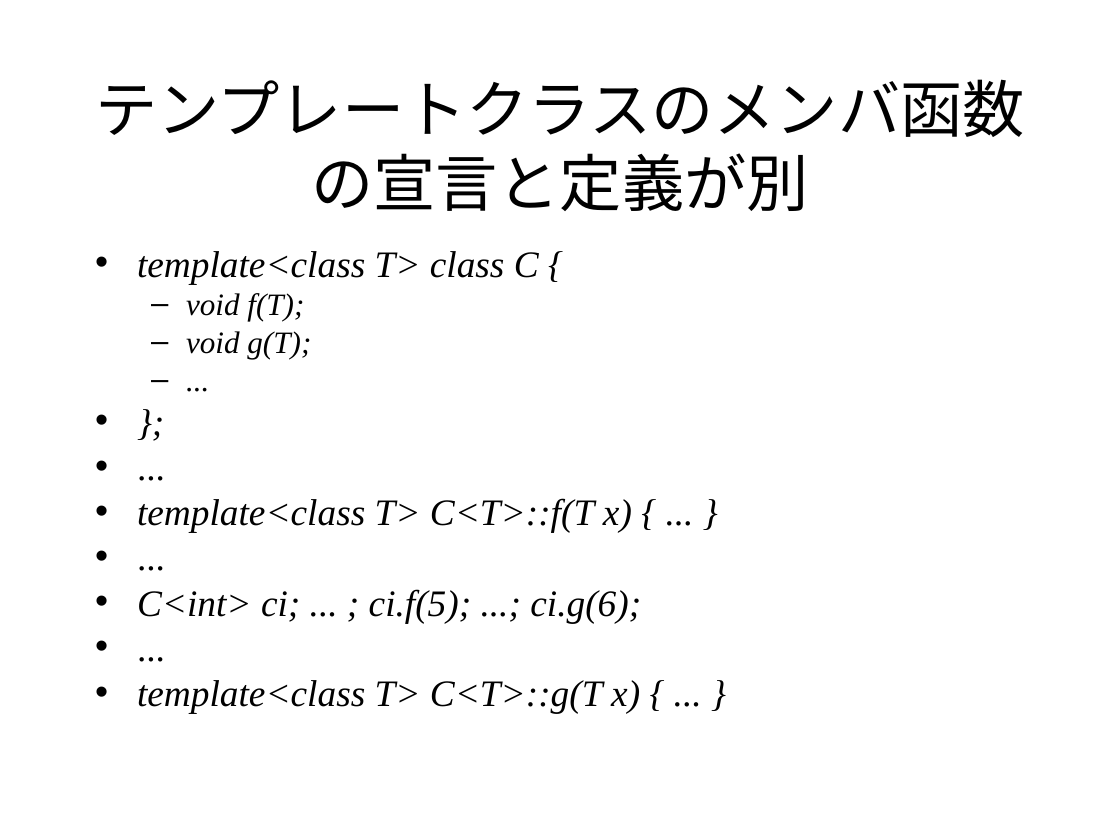
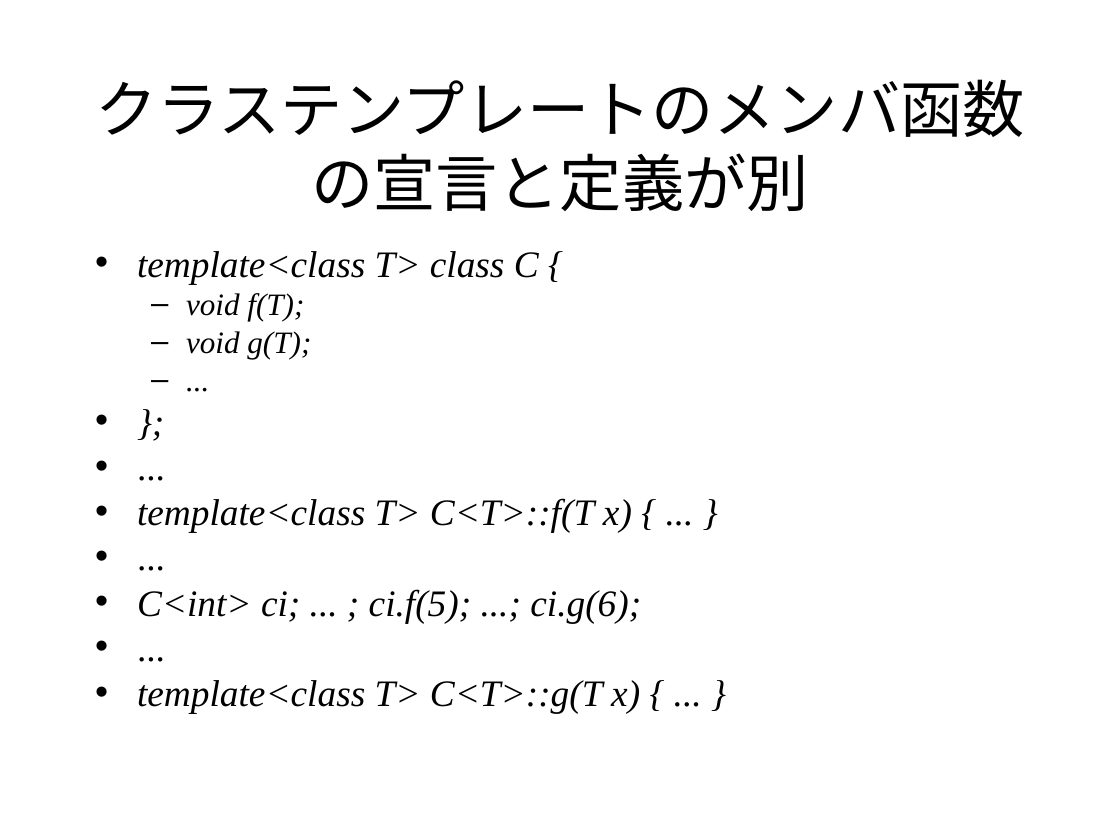
Before and after one commit to KeiHasegawa/cxx_doc, a slide deck: slide 3 of 15_template_mem_fun_instatiate.ppt. Drawn at 1120x840 pixels with LibreOffice and Linux fonts; fonts in the diff are those of the drawing. Boxes give left, top, right and bottom in pixels: in the first picture for what was removed or moved away, otherwise in the second. Text is boxed around its words. In the diff, an @@ line names an element or a change of style, - is before the commit and + after.

```diff
--- a/15_template_mem_fun_instatiate.ppt
+++ b/15_template_mem_fun_instatiate.ppt
@@ title at box(95, 79, 1024, 211): text changed @@
-テンプレートクラスのメンバ函数の宣言と定義が別
+クラステンプレートのメンバ函数の宣言と定義が別
```
Also in this commit, not shown: 1 other slide changed, 9 other files.
